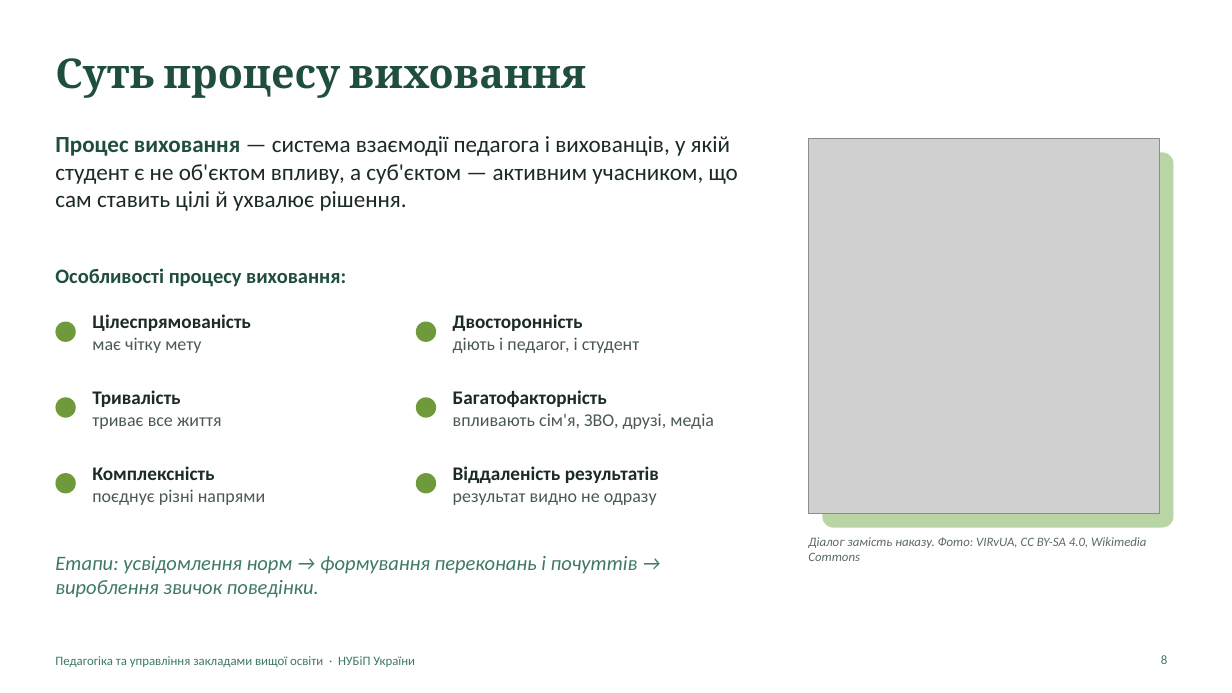
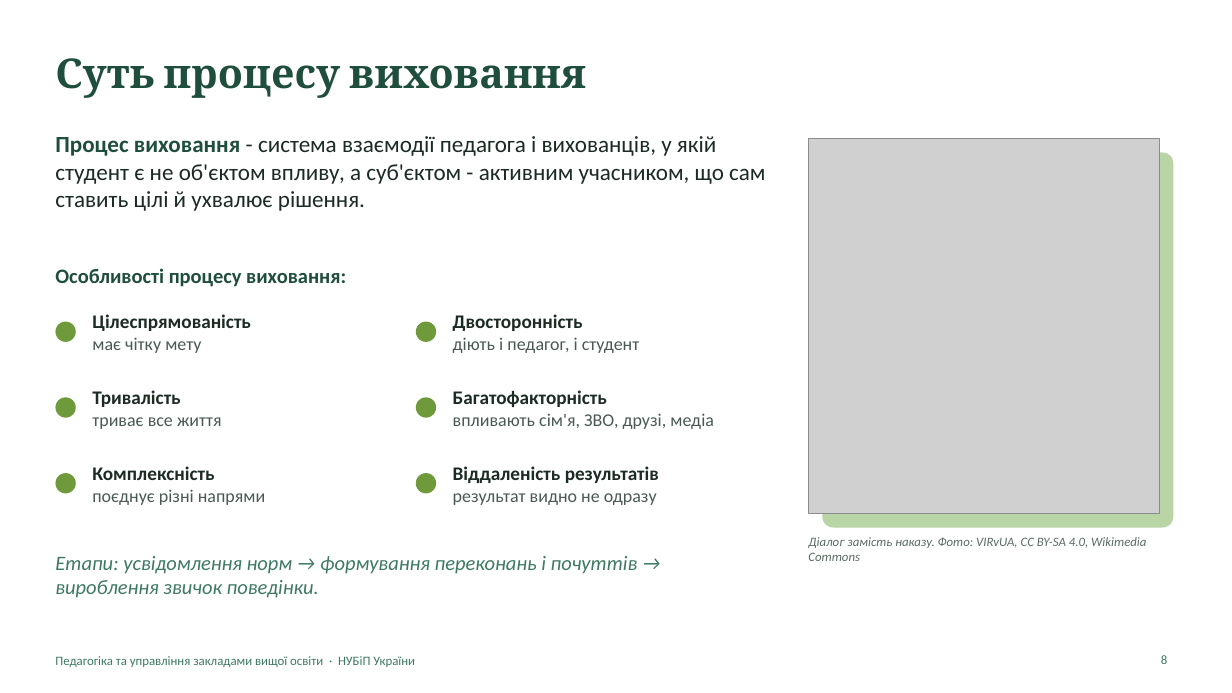
Before and after one commit to mzachepylo-png/kafedra, a slide deck: slide 8 of tmp/Vykhovannia_prezentatsiia.pptx. Drawn at 1232x693 pixels with LibreOffice and Linux fonts; fonts in the diff are those of the drawing; grey boxes stand for pictures. Boxes give left, top, right and bottom in pixels: in the first picture for what was removed or moved away, otherwise in the second. Text is boxed around its words. In the diff, an @@ line names an element or a change of style, - is before the commit and + after.

```diff
--- a/tmp/Vykhovannia_prezentatsiia.pptx
+++ b/tmp/Vykhovannia_prezentatsiia.pptx
@@ text at box(55, 136, 765, 211): text changed @@
-Процес виховання — система взаємодії педагога і вихованців, у якій студент є не об'єктом впливу, а суб'єктом — активним учасником, що сам ставить цілі й ухвалює рішення.
+Процес виховання - система взаємодії педагога і вихованців, у якій студент є не об'єктом впливу, а суб'єктом - активним учасником, що сам ставить цілі й ухвалює рішення.
```
Also in this commit, not shown: 11 other slides changed, 1 other file.
